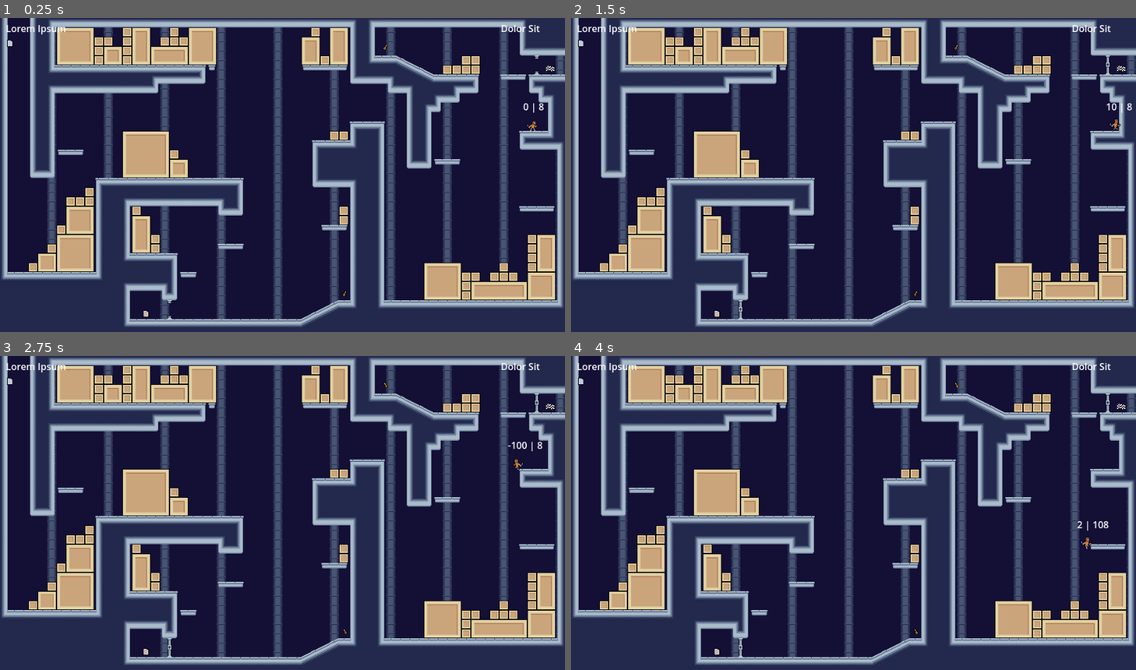
Above: before the commit, frames 1-4 (two rows, left to right).
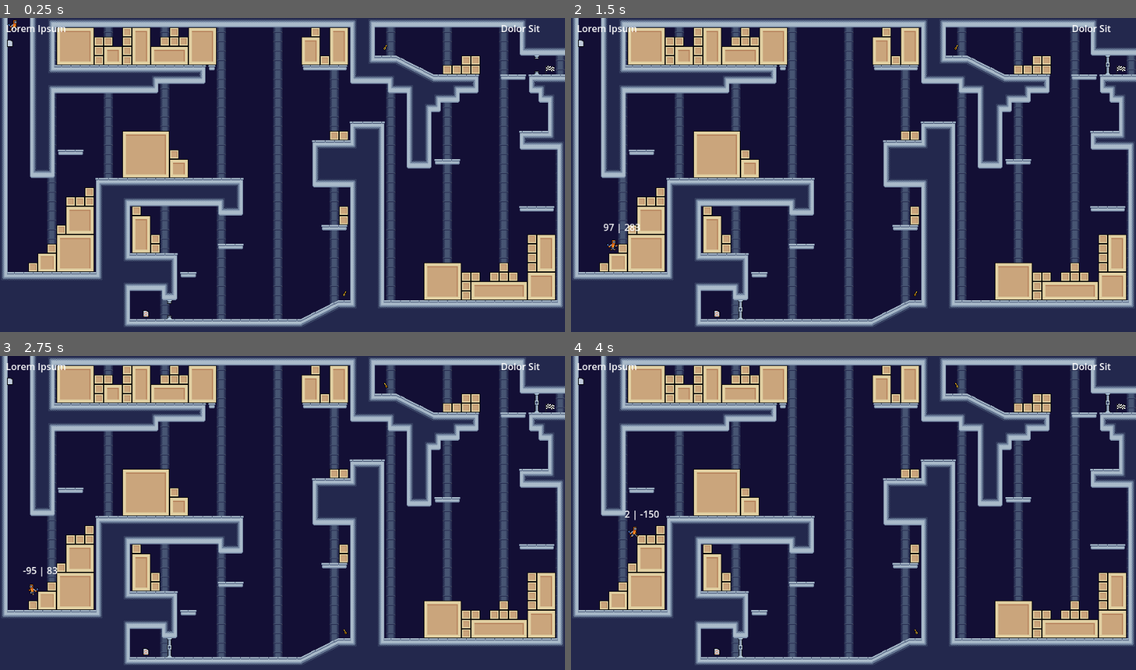
Above: after the commit, the same moments.

Repository: Cradac/H.O.R.S.T.
Game: Godot game, scene res://levels/level_1.tscn
The game is run twice, just before and just after one commit, with the same random seed, the same clock (stepped at 60 frames per second) and the same inputs. This scene is started directly instead of the project's main scene.
Inputs:
- Up to frame 1 (0.25 s): no input
- Up to frame 2 (1.5 s): hold Right (move_right) from 0.53 s (still down); tap F (action) at 0.6 s; tap Space (jump) at 0.77 s; tap 1 (drop_first) at 1.35 s
- Up to frame 3 (2.75 s): tap Space (jump) at 1.52 s; release Right (move_right) at 2.03 s; hold Left (move_left) from 2.03 s (still down); tap 2 (drop_second) at 2.1 s
- Up to frame 4 (4 s): release Left (move_left) at 2.78 s; hold Right (move_right) from 2.78 s (still down); tap F (action) at 2.85 s; tap Space (jump) at 3.02, 3.77 s; tap 1 (drop_first) at 3.6 s

The runs differ from the first frame. In frame 1, 0.1% of the frame differs, in the area x 1-97%, y 0-36%; in frame 2, 0.2%; in frame 3, 0.2%, in the area x 4-96%, y 27-77%; in frame 4, 0.2%.

Commit message:
updated char startpoint on lvl1

Diff:
--- a/levels/level_1.tscn
+++ b/levels/level_1.tscn
@@ -24,7 +24,7 @@
 layer_1/tile_data = PackedInt32Array(0, 327681, 3, 65536, 327681, 3, 131072, 327681, 3, 196608, 327681, 3, 262144, 3276 …(39447 unchanged characters)…
 
 [node name="Character" parent="." instance=ExtResource("2_vtyji")]
-position = Vector2(906, 178)
+position = Vector2(25, -36)
 collision_layer = 513
 collision_mask = 513
 MAX_SPEED = 100
